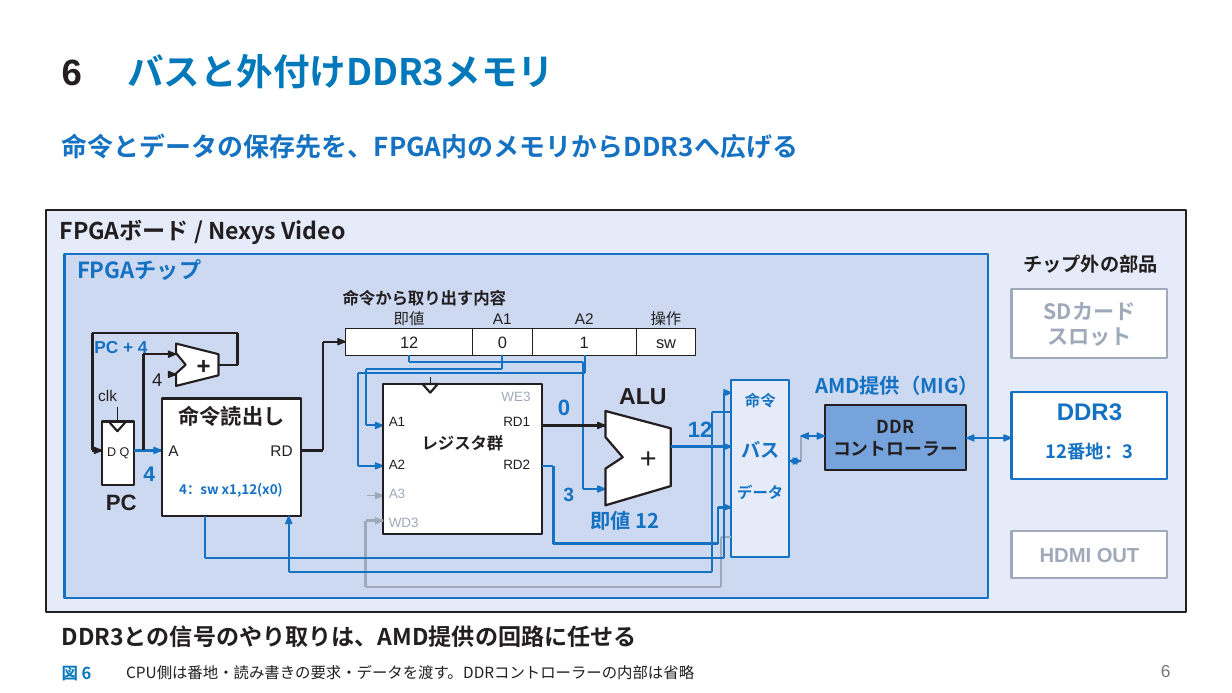
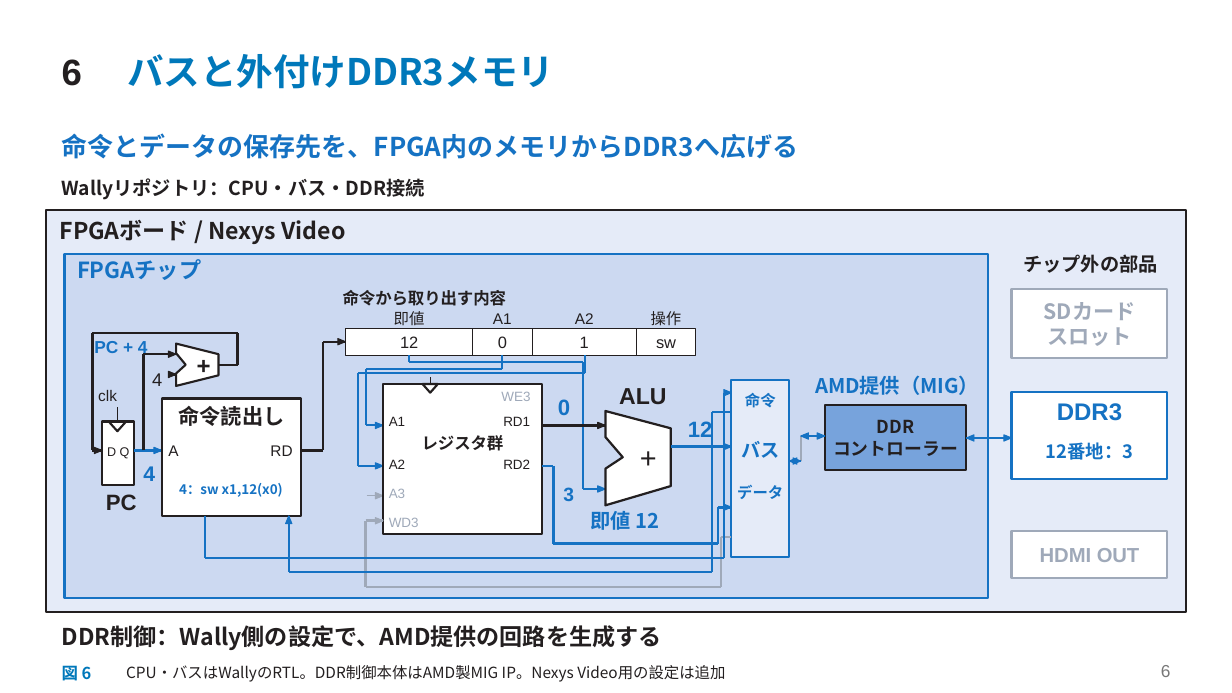
Before and after one commit to SoshiroFujimori/wally-game-console-research, a slide deck: slide 6 of docs/presentation/中間発表_主要事項.pptx. Drawn at 1232x693 pixels with LibreOffice and Linux fonts; fonts in the diff are those of the drawing. Boxes give left, top, right and bottom in pixels: in the first picture for what was removed or moved away, otherwise in the second. Text is boxed around its words. In the diff, an @@ line names an element or a change of style, - is before the commit and + after.

```diff
--- a/docs/presentation/中間発表_主要事項.pptx
+++ b/docs/presentation/中間発表_主要事項.pptx
@@ text added at bbox=[62, 178, 425, 200], 15 pt, text #231F20, bold @@
+Wallyリポジトリ：CPU・バス・DDR接続
@@ text at bbox=[62, 625, 662, 650]: text changed @@
-DDR3との信号のやり取りは、AMD提供の回路に任せる
+DDR制御：Wally側の設定で、AMD提供の回路を生成する
@@ text at bbox=[126, 665, 725, 682]: text changed @@
-CPU側は番地・読み書きの要求・データを渡す。DDRコントローラーの内部は省略
+CPU・バスはWallyのRTL。DDR制御本体はAMD製MIG IP。Nexys Video用の設定は追加
```
Also in this commit, not shown: 7 other slides changed, 14 other files.
